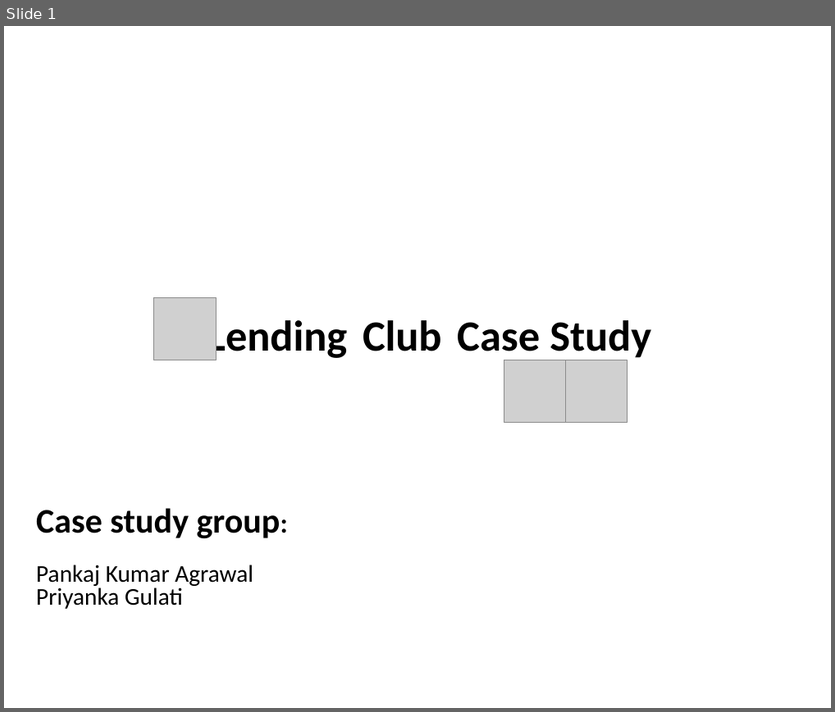
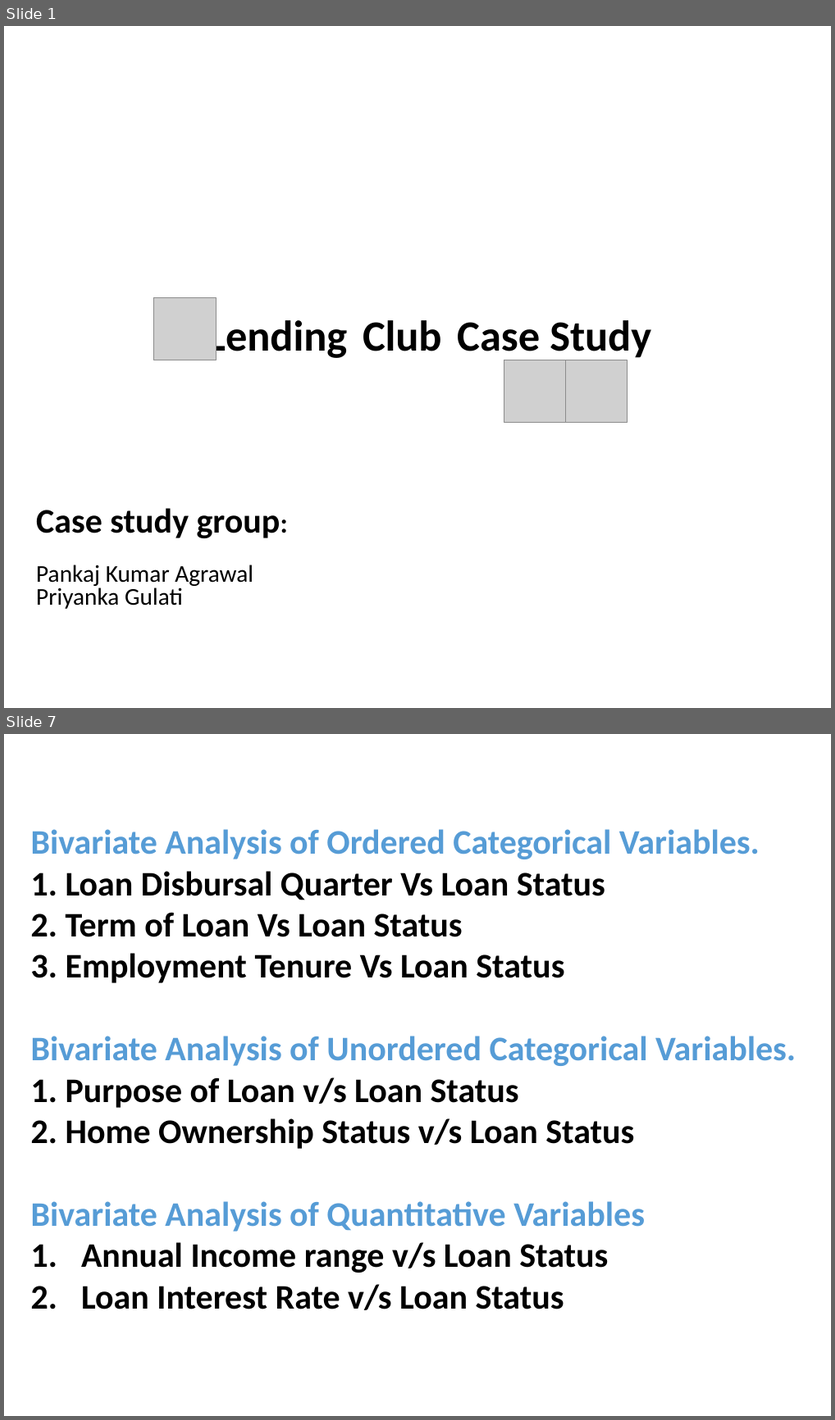
Before and after one commit to pankaj8blr/lendingClub, a slide deck: lending_club_case_study.pptx. Shown one above the other, each under a label of ours: slide 1 before the commit, slides 1 and 7 after it; the slides between them are not shown. The pictures are 835x712 and 835x1420 pixels, drawn with LibreOffice and Linux fonts; fonts in the diff are those of the drawing; grey boxes stand for pictures; background and template pictures are left out. Boxes give left, top, right and bottom in pixels: in the first picture for what was removed or moved away, otherwise in the second. Text is boxed around its words. In the diff, an @@ line names an element or a change of style, - is before the commit and + after.

```diff
--- a/lending_club_case_study.pptx
+++ b/lending_club_case_study.pptx
@@ slide 7 added at box(4, 734, 831, 1416), background #FFFFFF @@
@@ text added at box(31, 829, 795, 1310), 40 pt, text #000000, bold @@
+Bivariate Analysis of Ordered Categorical Variables.
+1. Loan Disbursal Quarter Vs Loan Status
+2. Term of Loan Vs Loan Status
+3. Employment Tenure Vs Loan Status
+Bivariate Analysis of Unordered Categorical Variables.
+1. Purpose of Loan v/s Loan Status
+2. Home Ownership Status v/s Loan Status
+Bivariate Analysis of Quantitative Variables
+1. Annual Income range v/s Loan Status
+2. Loan Interest Rate v/s Loan Status
```
Also in this commit, not shown: 5 slides changed, 14 other slides added, 1 slide removed, 2 other files.
